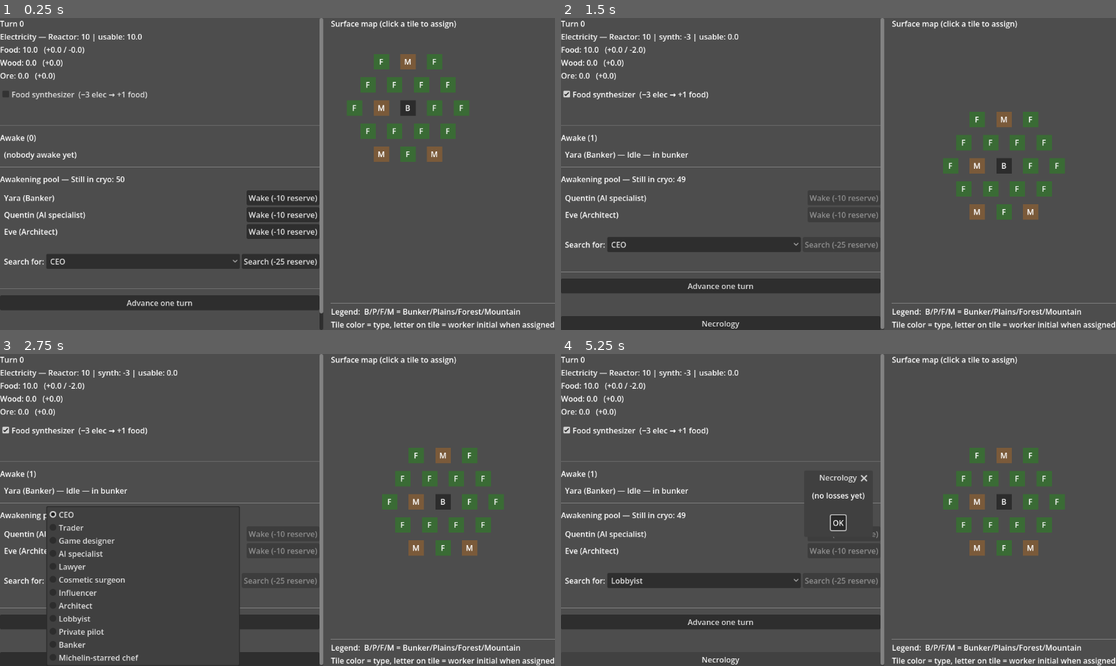
Above: before the commit, frames 1-4 (two rows, left to right).
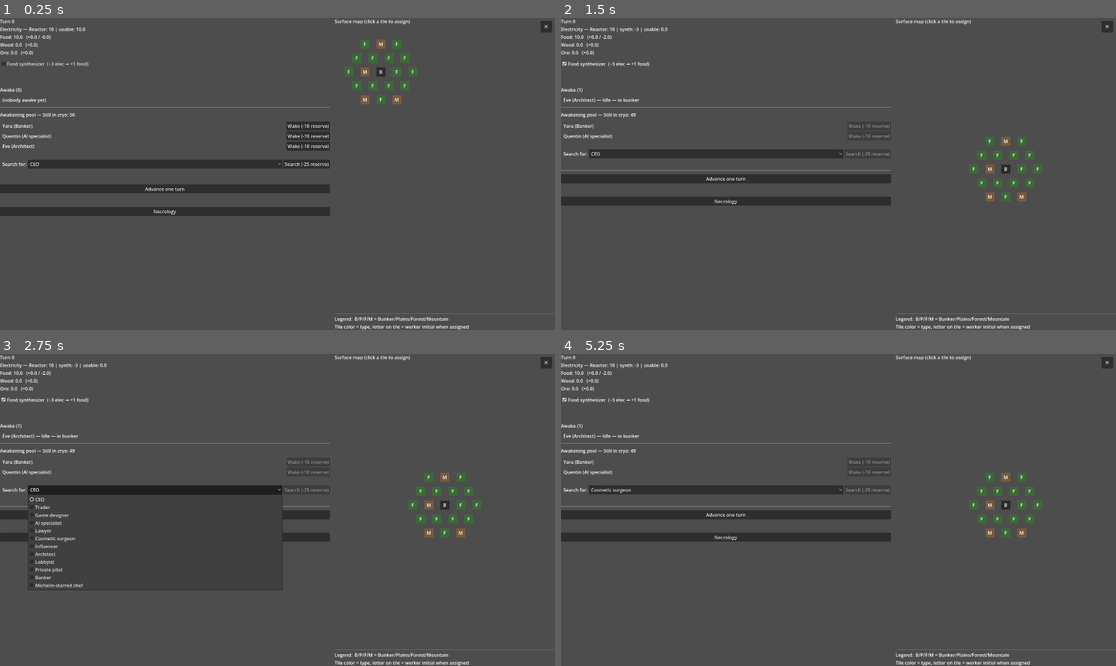
Above: after the commit, the same moments.

Repository: Infornographie/degel
Game: Godot game, scene res://scenes/main_ui.tscn
Same seed, same stepped clock (60 frames per second), same inputs: the game is played once before the commit and once after it.
Inputs (mouse positions are in pixels of both pictures, inside the frame that each line leads up to):
- Up to frame 1 (0.25 s): no input
- Up to frame 2 (1.5 s): click "Food synthesizer (−3 elec → +…" at 0.5 s; click "Wake (-10 reserve)" at 1.25 s
- Up to frame 3 (2.75 s): click "CEO" at 2 s
- Up to frame 4 (5.25 s): click "Advance one turn" at 2.75 s; click (705, 581) at 3.5 s, where only the run before the commit has a clickable "Lobbyist"; click (716, 491) at 4.25 s, where only the run after the commit has a clickable "Game designer"; click "Necrology" at 5 s

The runs differ from the first frame. In frame 1, 18% of the frame differs, in the area x 0-100%, y 0-100%; in frame 2, 19%; in frame 3, 13%; in frame 4, 16%.

Commit message:
Production system extraction
- extracted production system from the game state
- minors corrections
- changing default resolution
- adding a "quit" button

Diff:
--- a/project.godot
+++ b/project.godot
@@ -19,6 +19,12 @@
 
 GameState="*uid://dp7u6eb2v12x2"
 
+[display]
+
+window/size/viewport_width=1920
+window/size/viewport_height=1080
+window/size/mode=3
+
 [internationalization]
 
 locale/translations=PackedStringArray("res://localization/translations.en.translation", "res://localization/translations.fr.translation")
--- a/scenes/main_ui.gd
+++ b/scenes/main_ui.gd
@@ -53,6 +53,16 @@
 	split.set_anchors_and_offsets_preset(Control.PRESET_FULL_RECT)
 	split.add_theme_constant_override("separation", 16)
 	add_child(split)
+
+	# Bouton quit en haut à droite
+	var quit_btn := Button.new()
+	quit_btn.text = "✕"
+	quit_btn.add_theme_font_size_override("font_size", 20)
+	quit_btn.custom_minimum_size = Vector2(40, 40)
+	quit_btn.set_anchors_preset(Control.PRESET_TOP_RIGHT)
+	quit_btn.position = Vector2(-50, 10)
+	quit_btn.pressed.connect(get_tree().quit)
+	add_child(quit_btn)
 
 	var left_scroll := ScrollContainer.new()
 	left_scroll.size_flags_horizontal = Control.SIZE_EXPAND_FILL
@@ -169,7 +179,7 @@
 
 func _open_tile_popup(tile_key: String, popup_position: Vector2) -> void:
 	_popup_tile_key = tile_key
-	var tile := GameState.hex_map.get_tile_by_key(tile_key)
+	var tile: HexTile = GameState.hex_map.get_tile_by_key(tile_key)
 	if tile == null:
 		return
 
@@ -201,7 +211,7 @@
 		var jobs: Array[int] = [GameState.Job.FARMER, GameState.Job.LUMBERJACK, GameState.Job.MINER]
 		for job_id in jobs:
 			var yield_val: float = tile.yields.get(job_id, 0.0)
-			var resource_name: String = GameState.JOB_RESOURCE.get(job_id, "")
+			var resource_name: String = ProductionSystem.JOB_RESOURCE.get(job_id, "")
 			var label_text := "%s  (+%.0f %s)" % [_job_label(job_id), yield_val, _resource_label(resource_name)]
 			sub.add_item(label_text)
 			sub.set_item_metadata(sub.item_count - 1, {"survivor_id": s.id, "job": job_id})
@@ -233,7 +243,7 @@
 	if meta == null:
 		return
 	if meta.has("action") and meta["action"] == "clear":
-		var tile := GameState.hex_map.get_tile_by_key(_popup_tile_key)
+		var tile: HexTile = GameState.hex_map.get_tile_by_key(_popup_tile_key)
 		if tile != null and tile.worker_id != -1:
 			GameState.unassign_from_tile(tile.worker_id)
 	_popup_tile_key = ""
@@ -254,7 +264,7 @@
 		return
 	if id == -1:
 		# Clear : on retire l'occupant courant
-		var tile := GameState.hex_map.get_tile_by_key(_popup_tile_key)
+		var tile: HexTile = GameState.hex_map.get_tile_by_key(_popup_tile_key)
 		if tile != null and tile.worker_id != -1:
 			GameState.unassign_from_tile(tile.worker_id)
 	elif id == -2:
@@ -325,7 +335,7 @@
 	if awake_count == 0:
 		_add_label(_awake_list, tr("LABEL_NOBODY_AWAKE"))
 
-	var sleeping_count := GameState.roster.sleeping_count()
+	var sleeping_count: int = GameState.roster.sleeping_count()
 	_asleep_header.text = tr("LABEL_ASLEEP_HEADER") % sleeping_count
 	if sleeping_count == 0:
 		_add_label(_asleep_list, tr("LABEL_CRYO_EMPTY"))
@@ -360,7 +370,7 @@
 	return ", ".join(parts)
 
 func _format_tile_label(key: String) -> String:
-	var tile := GameState.hex_map.get_tile_by_key(key)
+	var tile: HexTile = GameState.hex_map.get_tile_by_key(key)
 	if tile == null:
 		return key
 	var type_key: String = "TILE_TYPE_" + HexTile.Type.keys()[tile.type]
@@ -474,9 +484,9 @@
 		GameState.Job.MINER: return tr("JOB_MINER")
 		_: return "?"
 
-func _resource_label(name: String) -> String:
-	match name:
+func _resource_label(resource_name: String) -> String:
+	match resource_name:
 		"food": return tr("RESOURCE_FOOD")
 		"wood": return tr("RESOURCE_WOOD")
 		"ore": return tr("RESOURCE_ORE")
-		_: return name
+		_: return resource_name
--- a/systems/game_state.gd
+++ b/systems/game_state.gd
@@ -1,17 +1,13 @@
 extends Node
 ## GameState — cœur de la simulation (autoload).
 
+var production_system: ProductionSystem
+
 enum EndCause { REACTOR_DEAD, COLONY_LOST }
 enum Job { IDLE, FARMER, LUMBERJACK, MINER }
 
 const CONFIG_PATH := "res://systems/game_config_default.tres"
 const TILE_CONFIG_PATH := "res://systems/tile_config_default.tres"
-
-const JOB_RESOURCE := {
-	Job.FARMER: "food",
-	Job.LUMBERJACK: "wood",
-	Job.MINER: "ore",
-}
 
 signal turn_advanced(turn: int)
 signal resources_changed(resources: Dictionary)
@@ -80,6 +76,7 @@
 	}
 	roster = Roster.new(config.roster_size)
 	hex_map = HexMap.new(2, tile_config)
+	production_system = ProductionSystem.new(hex_map, roster)
 	_refill_candidates()
 	_begin_turn()
 	turn_advanced.emit(turn)
@@ -275,41 +272,10 @@
 
 # ── PRODUCTION ──
 func _resolve_tile_production() -> void:
-	for tile in hex_map.tiles.values():
-		if tile.worker_id == -1:
-			continue
-		var s: Survivor = roster.get_by_id(tile.worker_id)
-		if s == null or not s.awake:
-			continue
-		var raw: float = tile.yields.get(s.job, 0.0)
-		if raw <= 0.0:
-			continue
-		var resource_name: String = JOB_RESOURCE.get(s.job, "")
-		if resource_name == "":
-			continue
-		var produced: float = raw
-		if production_multiplier < 1.0:
-			produced = floor(raw * production_multiplier)
-			if raw >= 1.0 and produced < 1.0:
-				produced = 1.0
-		resources[resource_name] = resources.get(resource_name, 0.0) + produced
+	production_system.resolve(resources, production_multiplier)
 
 func get_survivor_output(s: Survivor) -> Dictionary:
-	if s.tile_key == "":
-		return {}
-	var tile := hex_map.get_tile_by_key(s.tile_key)
-	if tile == null:
-		return {}
-	var raw: float = tile.yields.get(s.job, 0.0)
-	var resource_name: String = JOB_RESOURCE.get(s.job, "")
-	if resource_name == "":
-		return {}
-	var produced: float = raw
-	if production_multiplier < 1.0:
-		produced = floor(raw * production_multiplier)
-		if raw >= 1.0 and produced < 1.0:
-			produced = 1.0
-	return { resource_name: produced }
+	return production_system.get_survivor_output(s, production_multiplier)
 
 # ── FAMINE ──
 func _resolve_famine_deaths() -> void:
--- /dev/null
+++ b/systems/production_system.gd
@@ -0,0 +1,59 @@
+extends RefCounted
+class_name ProductionSystem
+## Système de production des tuiles. Résout combien chaque tuile occupée
+## génère selon le job du colon affecté, en appliquant le multiplicateur global.
+
+# Mapping job → nom de la ressource produite.
+const JOB_RESOURCE := {
+	1: "food",      # FARMER
+	2: "wood",      # LUMBERJACK
+	3: "ore",       # MINER
+}
+
+var hex_map: HexMap
+var roster: Roster
+
+func _init(p_hex_map: HexMap, p_roster: Roster) -> void:
+	hex_map = p_hex_map
+	roster = p_roster
+
+## Calcule la production effective d'un colon sur sa tuile.
+## Renvoie { "resource_name": amount } ou {} si pas de prod.
+func get_survivor_output(s: Survivor, multiplier: float) -> Dictionary:
+	if s.tile_key == "":
+		return {}
+	var tile := hex_map.get_tile_by_key(s.tile_key)
+	if tile == null:
+		return {}
+	var raw: float = tile.yields.get(s.job, 0.0)
+	var resource_name: String = JOB_RESOURCE.get(s.job, "")
+	if resource_name == "":
+		return {}
+	var produced: float = _apply_multiplier(raw, multiplier)
+	return { resource_name: produced }
+
+## Résout la production de toutes les tuiles occupées, écrit dans `resources`.
+func resolve(resources: Dictionary, multiplier: float) -> void:
+	for tile in hex_map.tiles.values():
+		if tile.worker_id == -1:
+			continue
+		var s: Survivor = roster.get_by_id(tile.worker_id)
+		if s == null or not s.awake:
+			continue
+		var raw: float = tile.yields.get(s.job, 0.0)
+		if raw <= 0.0:
+			continue
+		var resource_name: String = JOB_RESOURCE.get(s.job, "")
+		if resource_name == "":
+			continue
+		var produced: float = _apply_multiplier(raw, multiplier)
+		resources[resource_name] = resources.get(resource_name, 0.0) + produced
+
+## Applique le multiplicateur en préservant la règle "au moins 1 si raw ≥ 1".
+func _apply_multiplier(raw: float, multiplier: float) -> float:
+	if multiplier >= 1.0:
+		return raw
+	var result: float = floor(raw * multiplier)
+	if raw >= 1.0 and result < 1.0:
+		result = 1.0
+	return result
Not shown, added: systems/production_system.gd.uid
